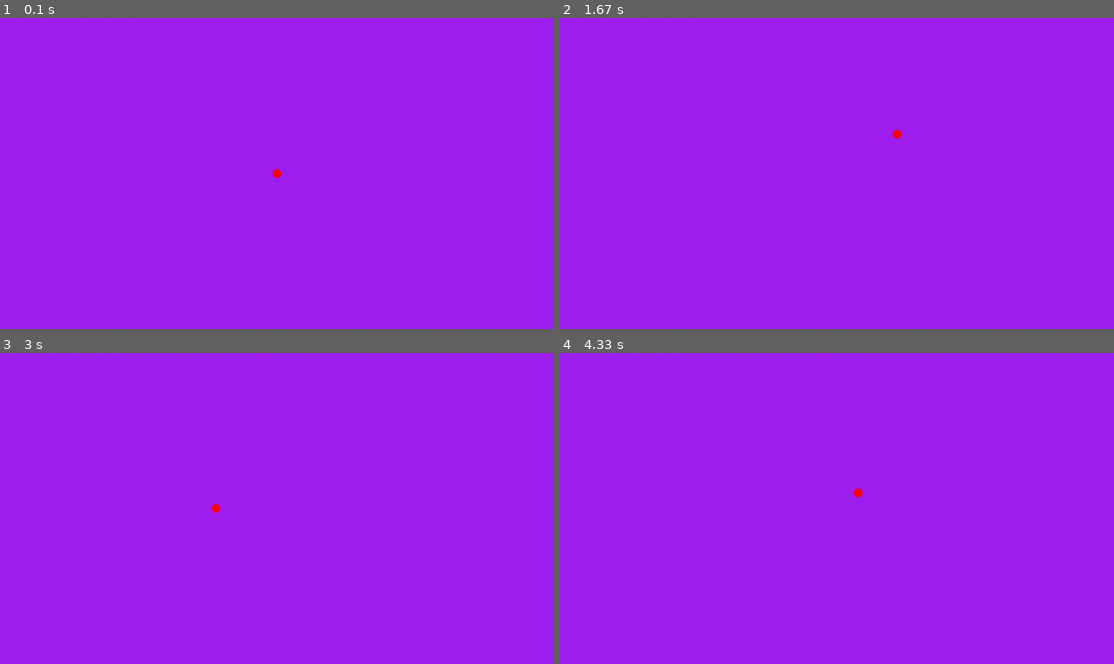
Above: before the commit, frames 1-4 (two rows, left to right).
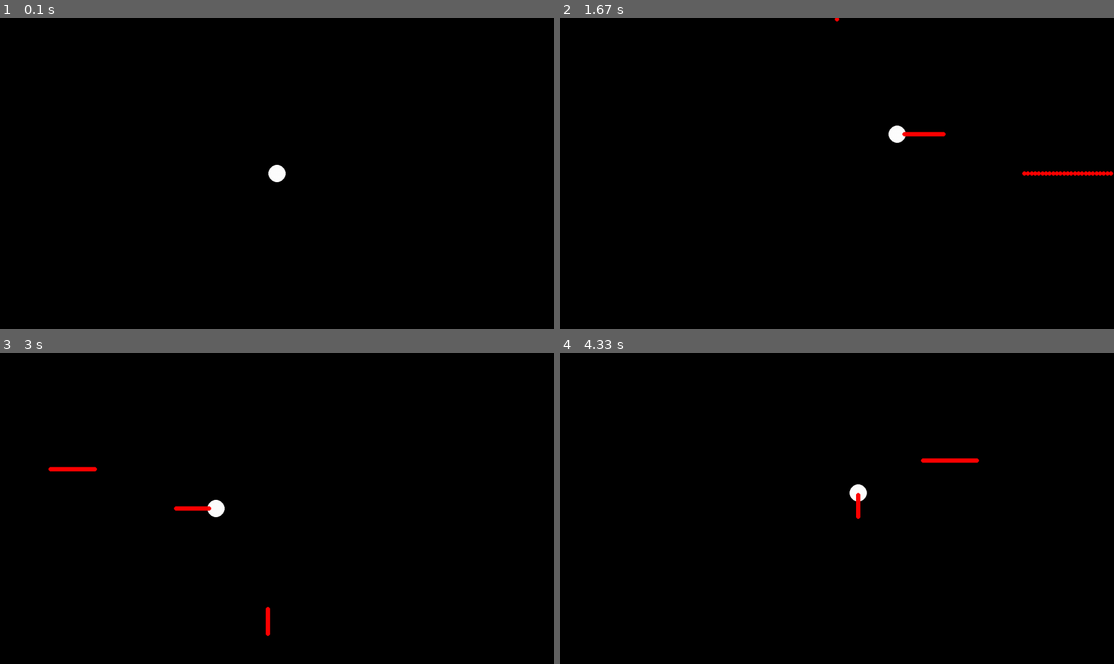
Above: after the commit, the same moments.

Repository: DaniDanyDani/Pygame
Game: pygame game, started from inicial.py
The game is run twice, just before and just after one commit, with the same random seed, the same clock (stepped at 60 frames per second) and the same inputs.
Inputs:
- Up to frame 1 (0.1 s): no input
- Up to frame 2 (1.67 s): hold Right 0.33-0.8 s; hold Up 0.83-1.13 s; hold W 0.83-1.13 s; hold Right 1.17-1.63 s; hold D 1.17-1.63 s
- Up to frame 3 (3 s): hold Left 1.67-2.2 s; hold A 1.67-2.2 s; hold Down 2.23-2.53 s; hold S 2.23-2.53 s; hold Left 2.57-2.97 s; hold A 2.57-2.97 s
- Up to frame 4 (4.33 s): hold Up 3-3.37 s; hold W 3-3.37 s; hold Right 3.4-4.03 s; hold D 3.4-4.03 s; hold Down from 4.07 s (still down); hold S from 4.07 s (still down)

The runs differ from the first frame. In frame 1, 100% of the frame differs, in the area x 0-100%, y 0-100%; in frame 2, 100%; in frame 3, 100%; in frame 4, 100%.

Commit message:
tá ok, mas pode melhorar

Diff:
--- a/inicial.py
+++ b/inicial.py
@@ -1,13 +1,16 @@
 import pygame
 
-pygame.init() # aplicando o setup
+pygame.init()  # aplicando o setup
 screen = pygame.display.set_mode((1280, 720))
 clock = pygame.time.Clock()
 running = True
 dt = 0
 
-# Pegando a posiçao inicial como o centro
+# Pegando a posição inicial como o centro
 player_pos = pygame.Vector2(screen.get_width() / 2, screen.get_height() / 2)
+
+# Lista para armazenar posições e duração dos disparos
+tiros = []
 
 while running:
     # pygame.QUIT é para ver se apertamos o X da janela para fecha-la
@@ -15,34 +18,65 @@
         if event.type == pygame.QUIT:
             running = False
 
-    # preenche a tela com a cor roxa
-    screen.fill("purple")
+    # preenche a tela com a cor preta
+    screen.fill("black")
 
-    # Desenha um circulo na tela com a cor vermelha, na posiçao do player e com raio de 10 px
-    pygame.draw.circle(screen, "red", player_pos, 10)
+    # Desenha um círculo na tela com a cor branca, na posição do player e com raio de 20 px
+    pygame.draw.circle(screen, "white", (int(player_pos.x), int(player_pos.y)), 20)
 
     # Verifica se uma tecla foi apertada
     def movimentacao():
         keys = pygame.key.get_pressed()
+        velocidade = 300
+
         if keys[pygame.K_w]:
-            # Tecla w
-            player_pos.y -= 300 * dt
-            # Atualiza a posição em y
+            player_pos.y -= velocidade * dt
         if keys[pygame.K_s]:
-            # Tecla s
-            player_pos.y += 300 * dt
-            # Atualiza a posição em y
+            player_pos.y += velocidade * dt
         if keys[pygame.K_a]:
-            # tecla a
-            player_pos.x -= 300 * dt
-            # Atualiza a posição em x
+            player_pos.x -= velocidade * dt
         if keys[pygame.K_d]:
-            # tecla d
-            player_pos.x += 300 * dt
-            # Atualiza a posição em x
-        return player_pos
+            player_pos.x += velocidade * dt
 
+    # Atualiza a posição do jogador
     movimentacao()
+
+    # Desenha as bolas de disparo
+    def disparo():
+        keys = pygame.key.get_pressed()
+        velocidade_tiro = 500
+
+        if keys[pygame.K_UP]:
+            tiros.append({"pos": pygame.Vector2(player_pos.x, player_pos.y), "vel": pygame.Vector2(0, -velocidade_tiro), "duration": 0})
+        if keys[pygame.K_DOWN]:
+            tiros.append({"pos": pygame.Vector2(player_pos.x, player_pos.y), "vel": pygame.Vector2(0, velocidade_tiro), "duration": 0})
+        if keys[pygame.K_LEFT]:
+            tiros.append({"pos": pygame.Vector2(player_pos.x, player_pos.y), "vel": pygame.Vector2(-velocidade_tiro, 0), "duration": 0})
+        if keys[pygame.K_RIGHT]:
+            tiros.append({"pos": pygame.Vector2(player_pos.x, player_pos.y), "vel": pygame.Vector2(velocidade_tiro, 0), "duration": 0})
+
+        # Combinações diagonais
+        if keys[pygame.K_UP] and keys[pygame.K_LEFT]:
+            tiros.append({"pos": pygame.Vector2(player_pos.x, player_pos.y), "vel": pygame.Vector2(-velocidade_tiro, -velocidade_tiro), "duration": 0})
+        if keys[pygame.K_UP] and keys[pygame.K_RIGHT]:
+            tiros.append({"pos": pygame.Vector2(player_pos.x, player_pos.y), "vel": pygame.Vector2(velocidade_tiro, -velocidade_tiro), "duration": 0})
+        if keys[pygame.K_DOWN] and keys[pygame.K_LEFT]:
+            tiros.append({"pos": pygame.Vector2(player_pos.x, player_pos.y), "vel": pygame.Vector2(-velocidade_tiro, velocidade_tiro), "duration": 0})
+        if keys[pygame.K_DOWN] and keys[pygame.K_RIGHT]:
+            tiros.append({"pos": pygame.Vector2(player_pos.x, player_pos.y), "vel": pygame.Vector2(velocidade_tiro, velocidade_tiro), "duration": 0})
+
+    # Atualiza os disparos
+    disparo()
+
+    # Desenha e atualiza a duração dos disparos
+    for tiro in tiros:
+        pygame.draw.circle(screen, "red", (int(tiro["pos"].x), int(tiro["pos"].y)), 5)
+        tiro["pos"] += tiro["vel"] * dt
+        tiro["duration"] += dt
+
+    # Remove os disparos que atingiram a borda da tela ou duraram mais de 2 segundos
+    tiros = [tiro for tiro in tiros if 0 < tiro["pos"].x < screen.get_width() and 0 < tiro["pos"].y < screen.get_height() and tiro["duration"] < 2]
+
     # flip() não entendi direito mas acredito que atualiza a página
     pygame.display.flip()
 
